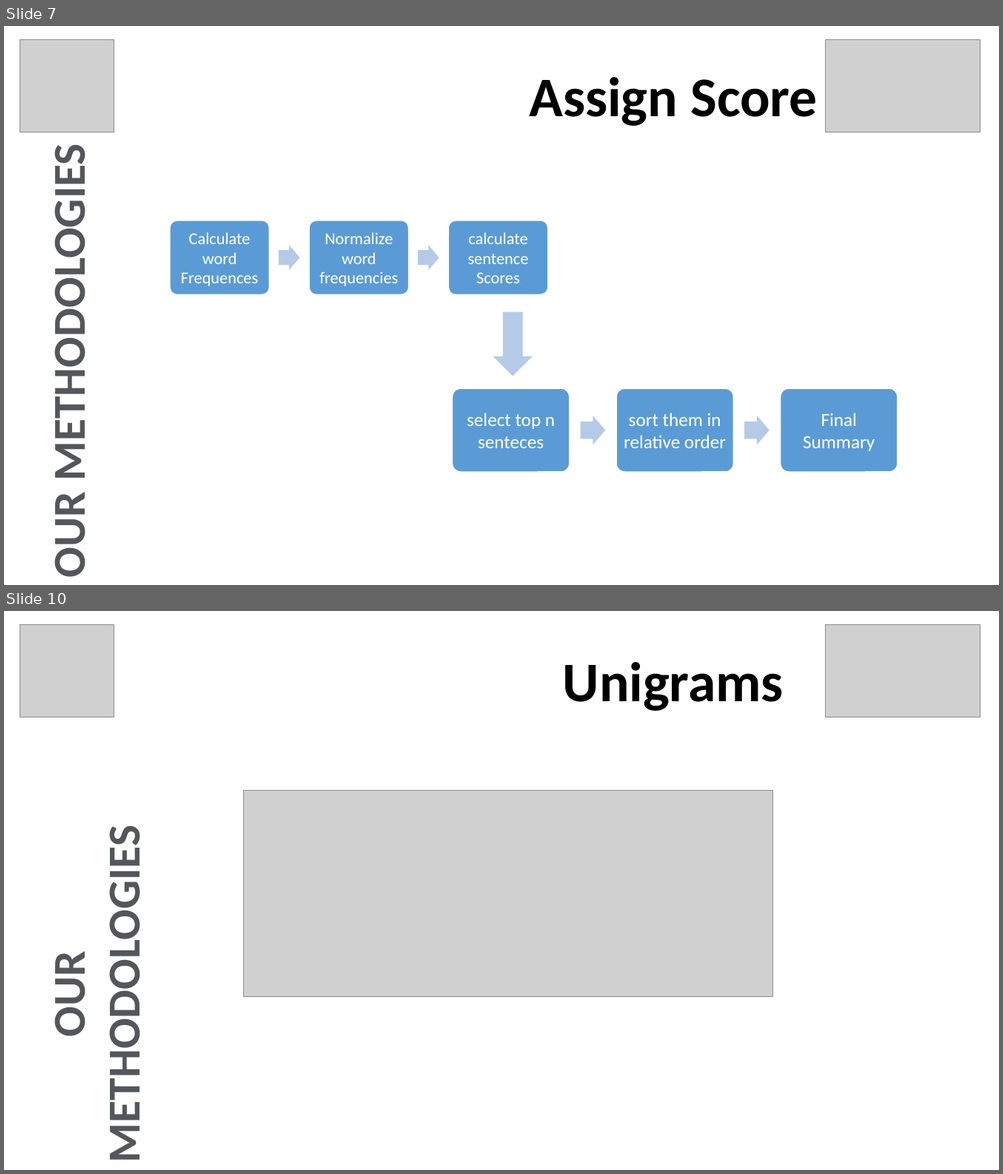
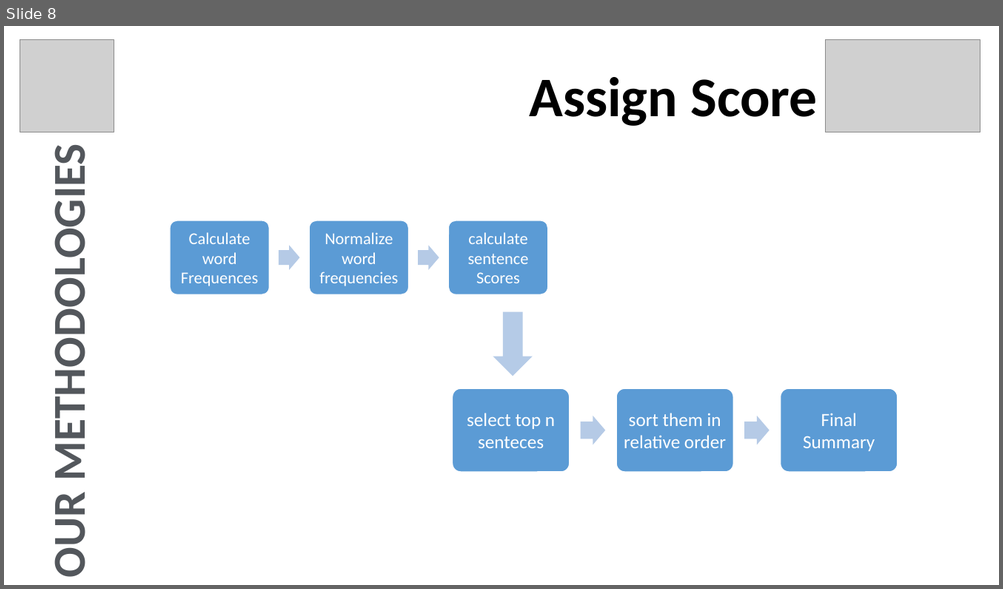
Before and after one commit to bhakon/Akshar, a slide deck: Documents/Presentaion/Project_Akshar_Presentation.pptx. Shown one above the other, each under a label of ours: slides 7 and 10 before the commit, slide 8 after it; the slides between them are not shown. The pictures are 1003x1174 and 1003x589 pixels, drawn with LibreOffice and Linux fonts; fonts in the diff are those of the drawing; grey boxes stand for pictures. Boxes give left, top, right and bottom in pixels: in the first picture for what was removed or moved away, otherwise in the second. Text is boxed around its words. In the diff, an @@ line names an element or a change of style, - is before the commit and + after.

```diff
--- a/Documents/Presentaion/Project_Akshar_Presentation.pptx
+++ b/Documents/Presentaion/Project_Akshar_Presentation.pptx
@@ slide 10 removed at [4, 611, 999, 1170], background #FFFFFF @@
@@ picture removed at [20, 625, 114, 718] @@
@@ picture removed at [825, 625, 980, 718] @@
@@ text removed at [563, 662, 783, 711] @@
-Unigrams
@@ picture removed at [244, 790, 774, 997] @@
@@ text removed at [42, 859, 151, 1153] @@
-OUR METHODOLOGIES
@@ what was slide 7 is now slide 8 @@
```
Also in this commit, not shown: 7 slides changed, 5 slides added, 8 other slides removed, 24 other files.
